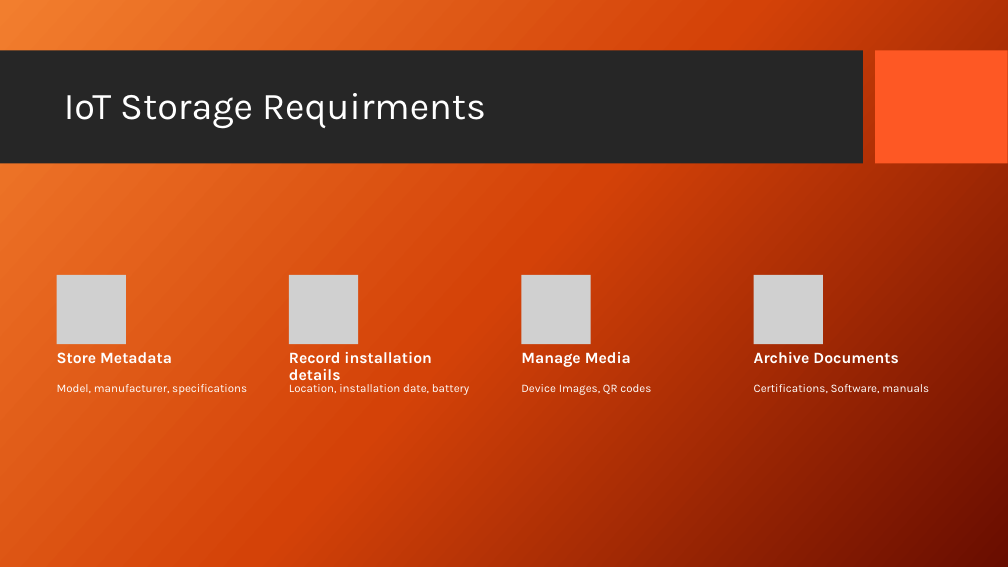
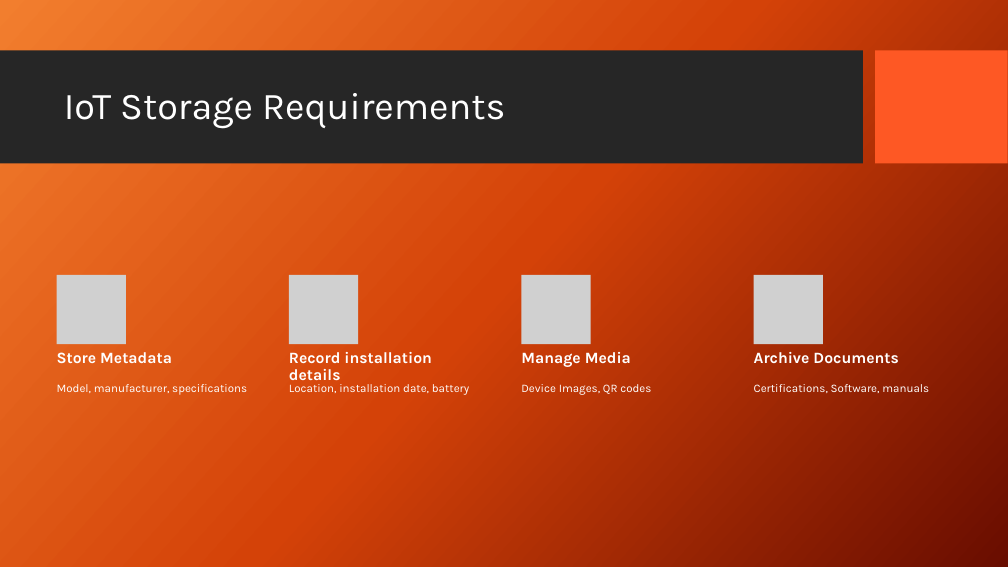
Before and after one commit to Niko-PL/Comp2003Project, a slide deck: slide 13 of Paper Work/Presentation - J.pptx. Drawn at 1008x567 pixels with LibreOffice and Linux fonts; fonts in the diff are those of the drawing; grey boxes stand for pictures; background and template pictures are left out. Boxes give left, top, right and bottom in pixels: in the first picture for what was removed or moved away, otherwise in the second. Text is boxed around its words. In the diff, an @@ line names an element or a change of style, - is before the commit and + after.

Commit message:
ye

```diff
--- a/Paper Work/Presentation - J.pptx
+++ b/Paper Work/Presentation - J.pptx
@@ title at box(64, 93, 505, 128): text changed @@
-IoT Storage Requirments
+IoT Storage Requirements
```
Also in this commit, not shown: 1 other slide changed.
